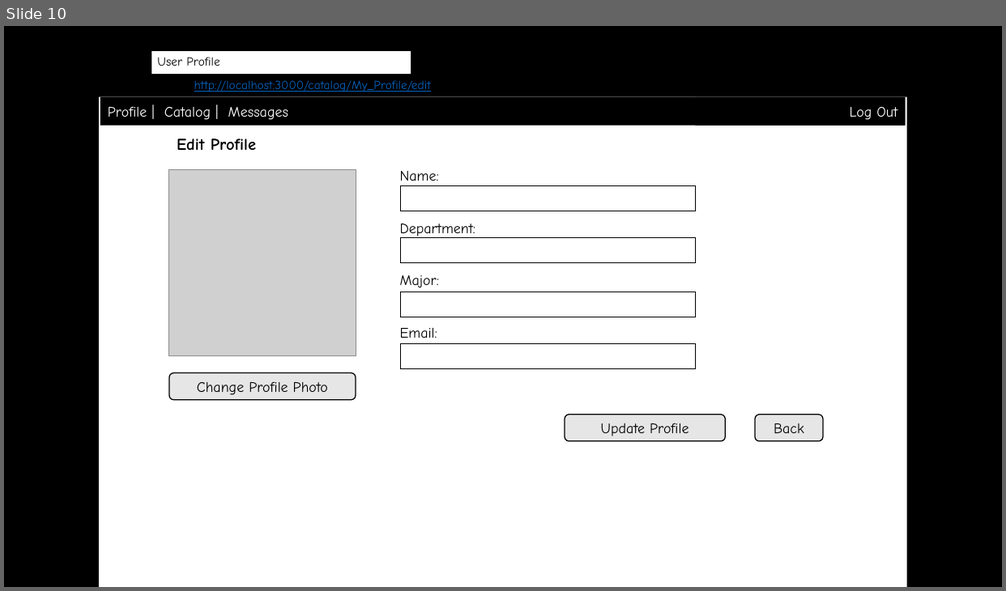
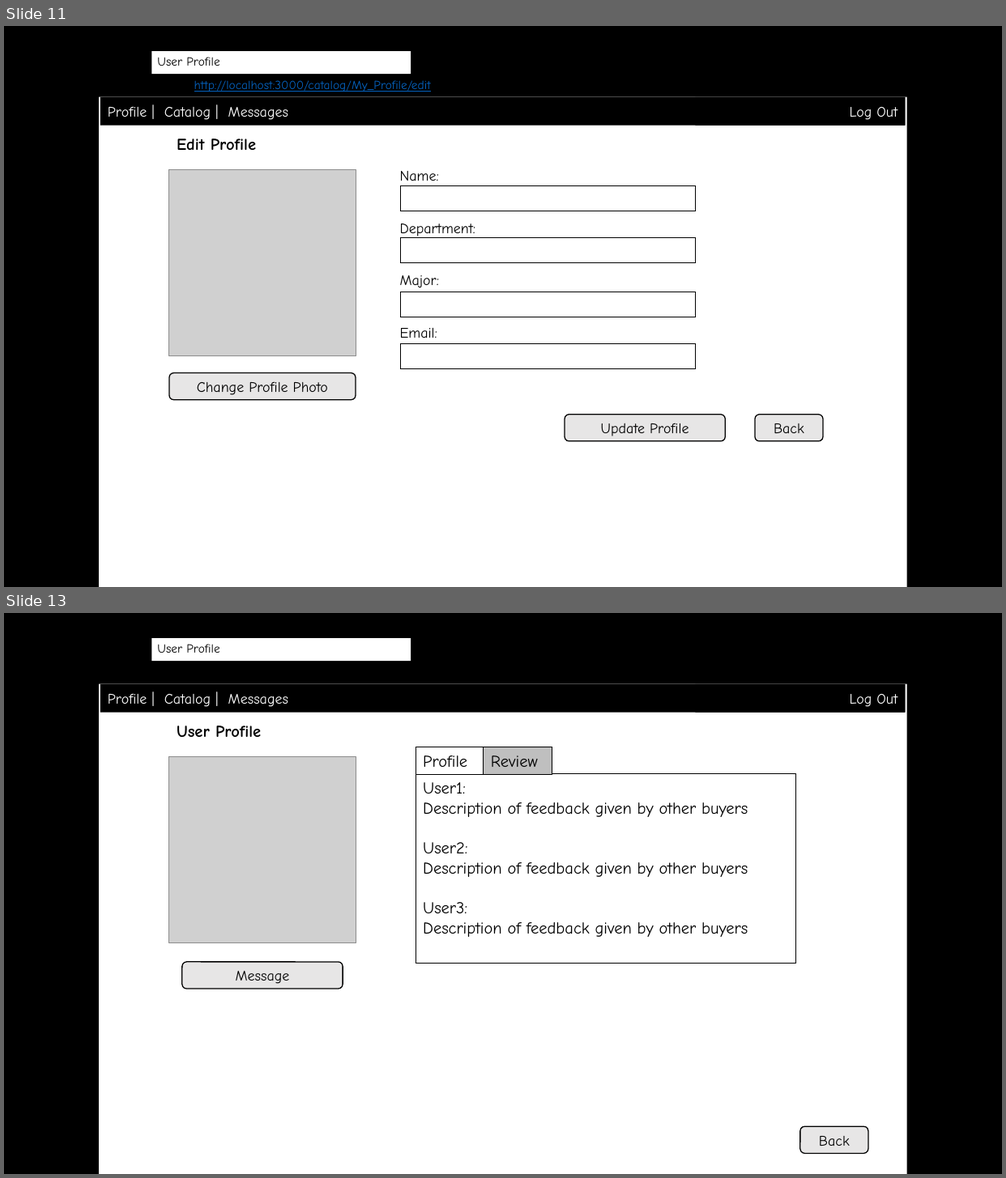
Before and after one commit to byllynho/SellBackMart, a slide deck: docs/wireframes/wireframes.pptx. Shown one above the other, each under a label of ours: slide 10 before the commit, slides 11 and 13 after it; the slides between them are not shown. The pictures are 1006x591 and 1006x1178 pixels, drawn with LibreOffice and Linux fonts; fonts in the diff are those of the drawing; grey boxes stand for pictures; background and template pictures are left out. Boxes give left, top, right and bottom in pixels: in the first picture for what was removed or moved away, otherwise in the second. Text is boxed around its words. In the diff, an @@ line names an element or a change of style, - is before the commit and + after.

```diff
--- a/docs/wireframes/wireframes.pptx
+++ b/docs/wireframes/wireframes.pptx
@@ slide 13 added at bbox=[4, 613, 1002, 1174], background picture (left out); not listed: 2 template elements that a slide beside it also shows @@
@@ text added at bbox=[157, 644, 219, 653], 12 pt, text #000000 @@
+User Profile
@@ rectangle added at bbox=[100, 684, 906, 713], fill #000000, 14 pt, text #FFFFFF @@
+Profile | Catalog | Messages
@@ rectangle added at bbox=[696, 684, 906, 713], fill #000000, 14 pt, text #FFFFFF @@
+Log Out
@@ text added at bbox=[164, 694, 211, 707], 12 pt, text #000000 @@
+http://localhost:3000/catalog/item/sellername/
@@ text added at bbox=[177, 726, 261, 737], 16 pt, text #000000, bold @@
+User Profile
@@ picture added at bbox=[169, 756, 356, 943] @@
@@ rectangle added at bbox=[415, 747, 484, 775], fill #FFFFFF, outline #000000 0.75 pt, 16 pt, text #000000 @@
+Profile
@@ rectangle added at bbox=[484, 747, 552, 775], fill #BFBFBF, outline #000000 0.75 pt, 16 pt, text #000000 @@
+Review
@@ rectangle added at bbox=[415, 774, 797, 963], outline #000000 0.75 pt, 16 pt, text #000000 @@
+User1:
+Description of feedback given by other buyers
+User2:
+Description of feedback given by other buyers
+User3:
+Description of feedback given by other buyers
@@ rounded rectangle added at bbox=[182, 962, 343, 989], fill #E7E6E6, outline #000000 1 pt, 14 pt, text #000000 @@
+Message
@@ rounded rectangle added at bbox=[800, 1127, 868, 1153], fill #E7E6E6, outline #000000 1 pt, 14 pt, text #000000 @@
+Back
@@ what was slide 10 is now slide 11 @@
```
Also in this commit, not shown: 2 slides changed, 2 other slides added, 1 slide removed.
